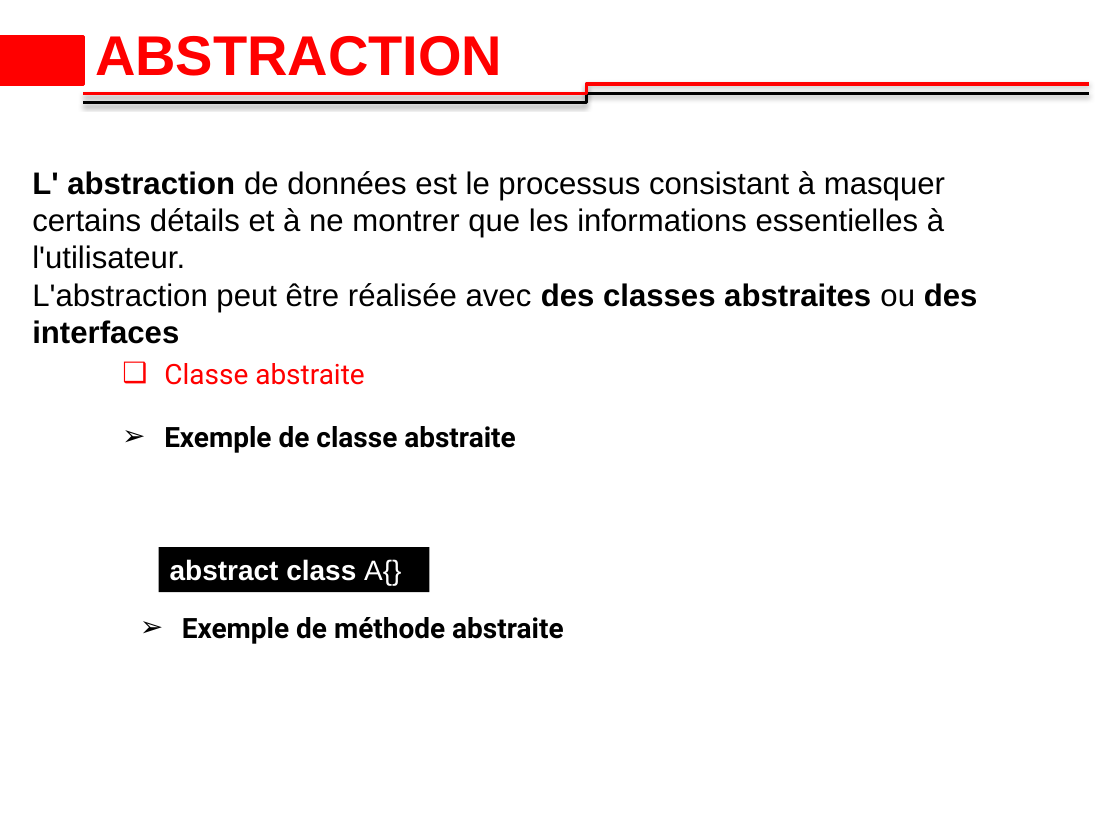
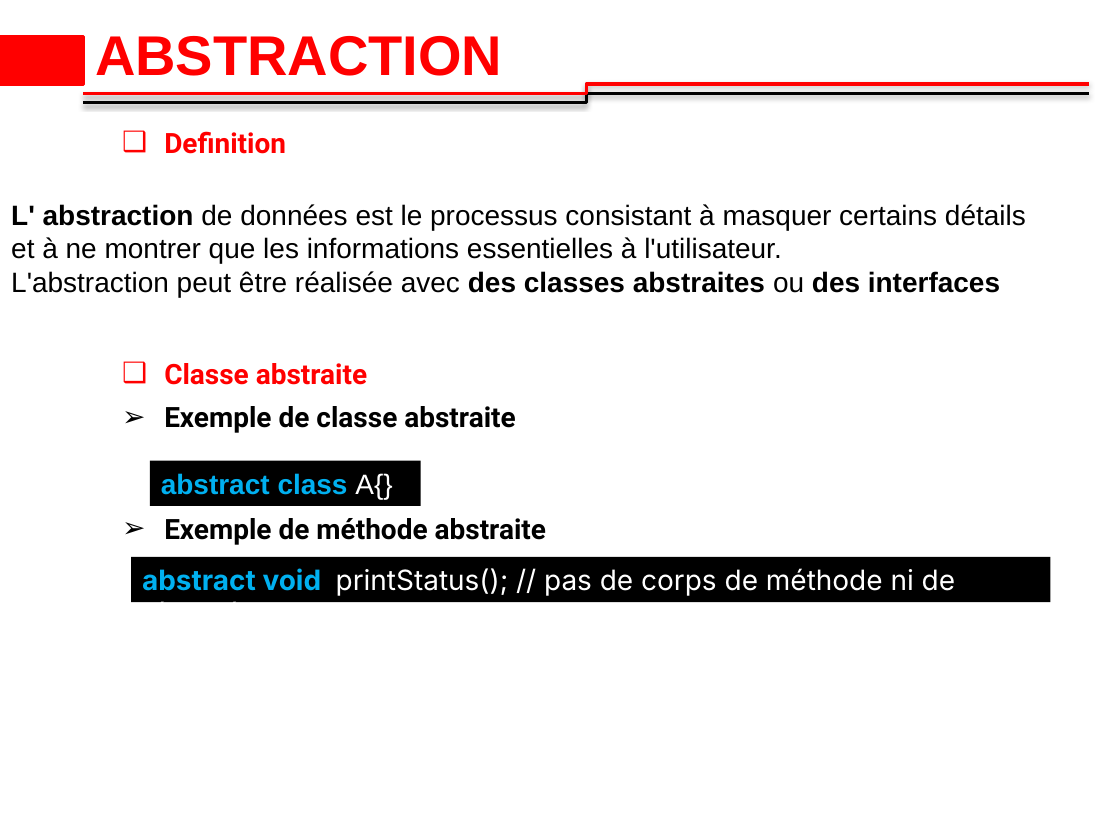
Before and after one commit to 2losky/Poo_Java, a slide deck: slide 21 of java-oop latest.pptx (slide 19 before the commit). Drawn at 1120x840 pixels with LibreOffice and Linux fonts; fonts in the diff are those of the drawing; background and template pictures are left out. Boxes give left, top, right and bottom in pixels: in the first picture for what was removed or moved away, otherwise in the second. Text is boxed around its words. In the diff, an @@ line names an element or a change of style, - is before the commit and + after.

```diff
--- a/java-oop latest.pptx
+++ b/java-oop latest.pptx
@@ text "Definition" at box(164, 131, 286, 154): size 24 to 18 pt, bold on @@
@@ text "L' abstraction de données est ...": place and size @@
-text "L' abstraction de données est ..." at box(32, 171, 978, 344)
+text "L' abstraction de données est ..." at box(11, 204, 1026, 297)
@@ text "L' abstraction de données est ..." at box(11, 204, 1026, 297): size 20 to 18 pt @@
@@ text "Classe abstraite" at box(164, 363, 367, 385): bold on @@
@@ text "Exemple de classe abstraite": place and size @@
-text "Exemple de classe abstraite" at box(164, 426, 515, 453)
+text "Exemple de classe abstraite" at box(164, 406, 515, 433)
@@ rectangle "abstract class A{}": place and size @@
-rectangle "abstract class A{}" at box(159, 547, 430, 591)
+rectangle "abstract class A{}" at box(150, 460, 421, 505)
@@ rectangle "abstract class A{}" at box(150, 460, 421, 505): text colour #FFFFFF to #00B0F0 in "abstract class" @@
@@ text "Exemple de méthode abstraite": place and size @@
-text "Exemple de méthode abstraite" at box(182, 617, 563, 644)
+text "Exemple de méthode abstraite" at box(164, 518, 546, 545)
@@ rectangle added at box(131, 557, 1051, 601), fill #000000, 18 pt, text #FFFFFF @@
+abstract void printStatus(); // pas de corps de méthode ni de résumé
```
Also in this commit, not shown: 3 slides added.
